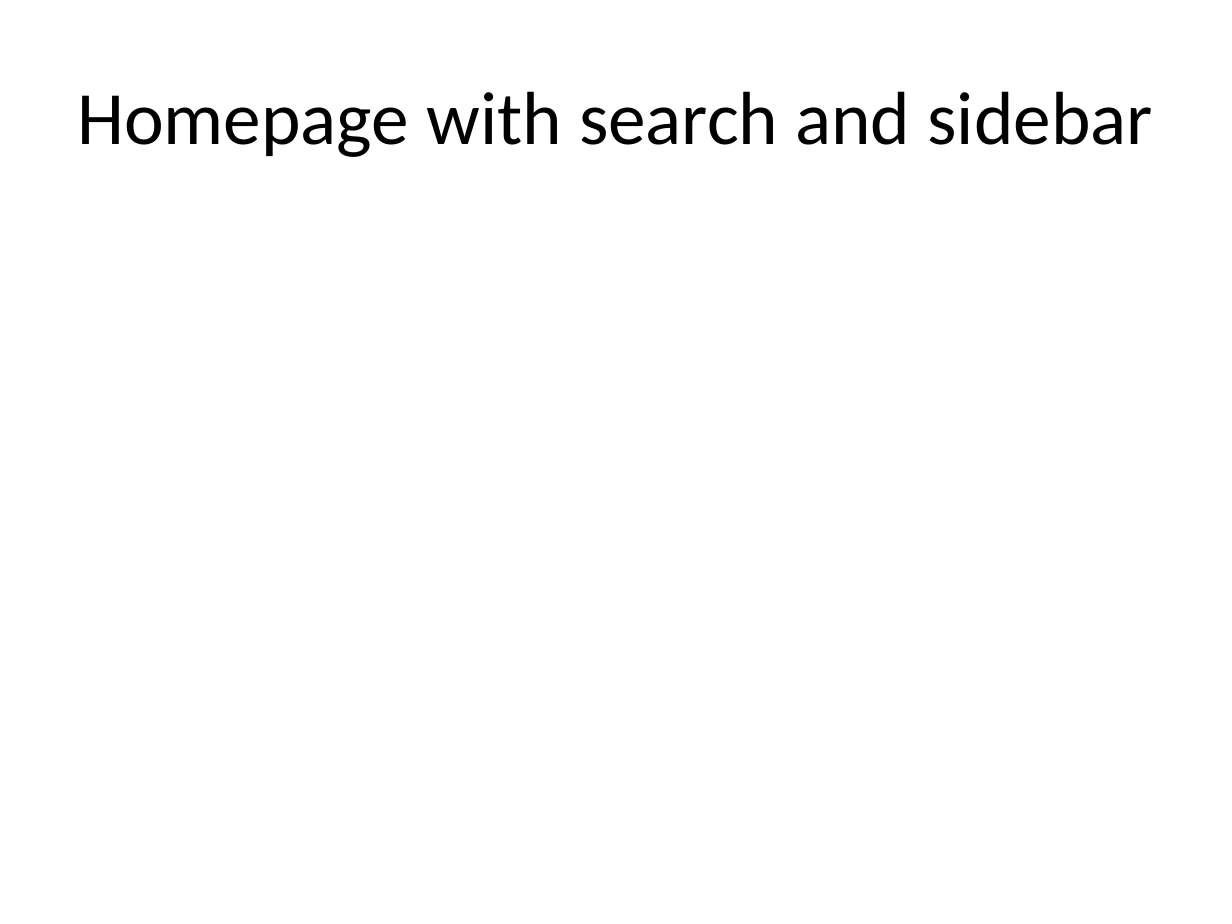
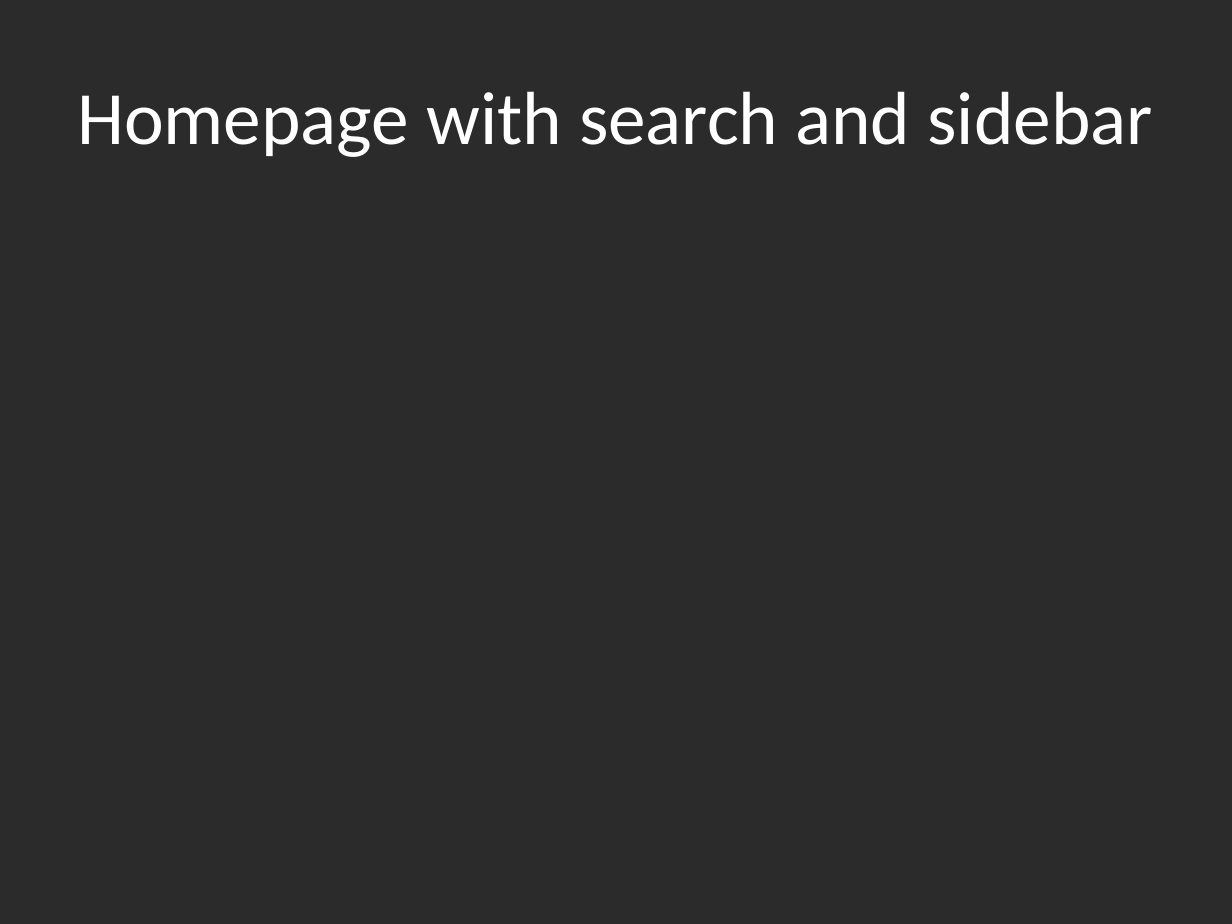
Before and after one commit to chieni/imhungry, a slide deck: slide 5 of ui-design.pptx. Drawn at 1232x924 pixels with LibreOffice and Linux fonts; fonts in the diff are those of the drawing; background and template pictures are left out; a plain dark background stands for a picture behind light text. Boxes give left, top, right and bottom in pixels: in the first picture for what was removed or moved away, otherwise in the second. Text is boxed around its words. In the diff, an @@ line names an element or a change of style, - is before the commit and + after.

```diff
--- a/ui-design.pptx
+++ b/ui-design.pptx
@@ background #FFFFFF to picture (left out) @@
@@ title "Homepage with search and sidebar" at bbox=[77, 91, 1153, 157]: text colour #000000 to #FFFFFF @@
```
Also in this commit, not shown: 13 other slides changed, 1 slide added, 1 other file.
